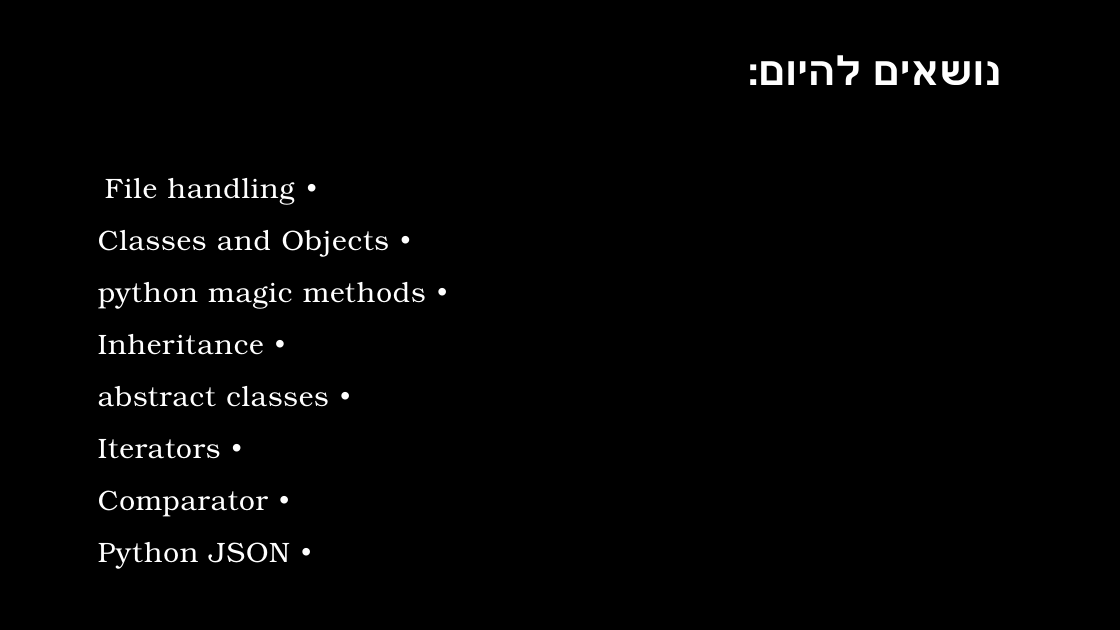
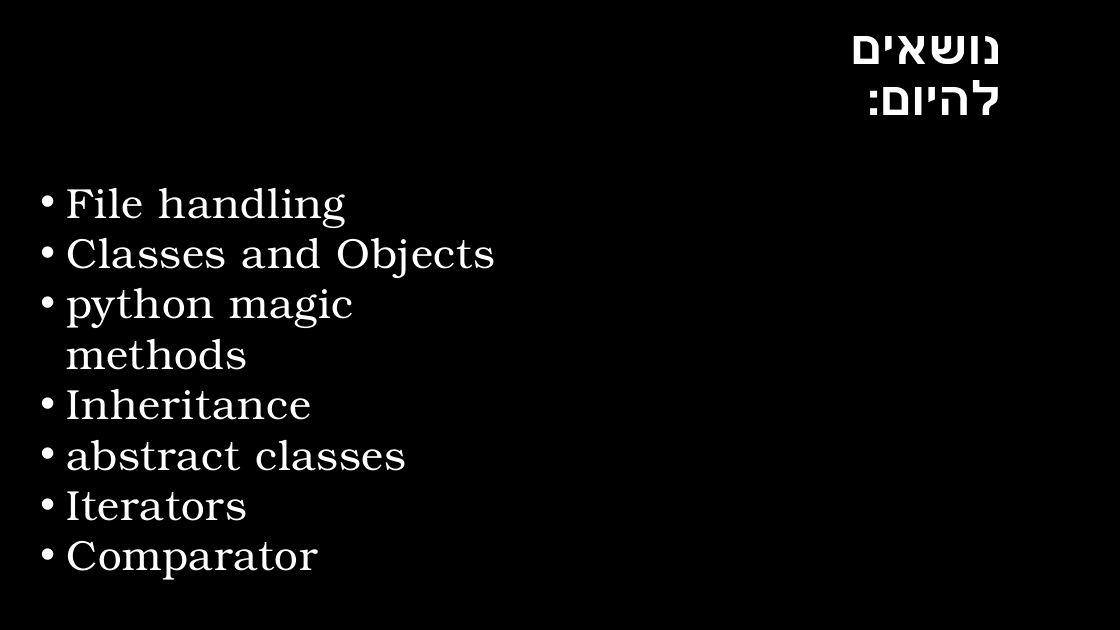
Before and after one commit to IlanSimchon/OOP_2023_Ariel, a slide deck: slide 2 of TA 6/advanced python.pptx. Drawn at 1120x630 pixels with LibreOffice and Linux fonts; fonts in the diff are those of the drawing; background and template pictures are left out. Boxes give left, top, right and bottom in pixels: in the first picture for what was removed or moved away, otherwise in the second. Text is boxed around its words. In the diff, an @@ line names an element or a change of style, - is before the commit and + after.

```diff
--- a/TA 6/advanced python.pptx
+++ b/TA 6/advanced python.pptx
@@ title "נושאים להיום:" moved from (x1=873, y1=61, x2=1002, y2=85) to (x1=850, y1=36, x2=1001, y2=115) @@
@@ title "נושאים להיום:" at (x1=850, y1=36, x2=1001, y2=115): size 34 to 40 pt @@
@@ text "File handling" moved from (x1=98, y1=178, x2=426, y2=569) to (x1=67, y1=188, x2=496, y2=580) @@
@@ text "File handling" at (x1=67, y1=188, x2=496, y2=580): size 24 to 36 pt; indent changed; line spacing 1.2 to 1; less space between paragraphs @@
@@ text at (x1=98, y1=542, x2=290, y2=569): paragraph removed @@
-• Python JSON
```
Also in this commit, not shown: 25 other slides changed, 3 slides added, 4 slides removed.
